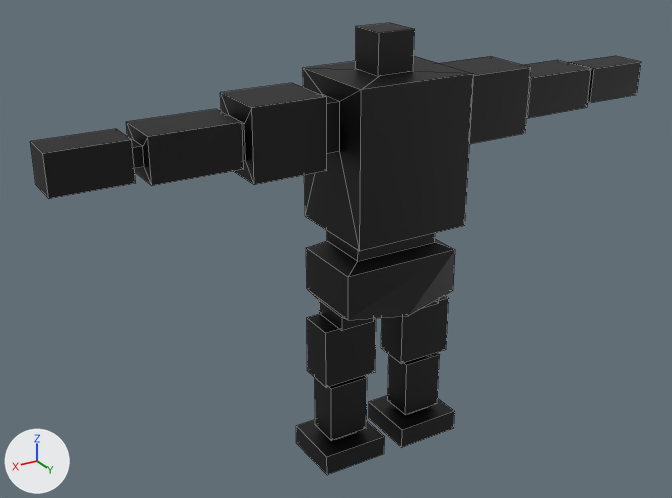
Before and after pictures for a commit that changed the Blender file DX11MyEngine/Resource/Model/Vehicle/Durga/Robot.blend.
One viewpoint serves both versions: a camera (50 mm lens) standing at (46.0, 68.3, 56.5) and looking at (5.5, 0.8, 22.7). Arrows for +X, +Y and +Z are at lower left; the lights stay in place. The picture after the commit comes second. Mesh edges are drawn as thin lines.
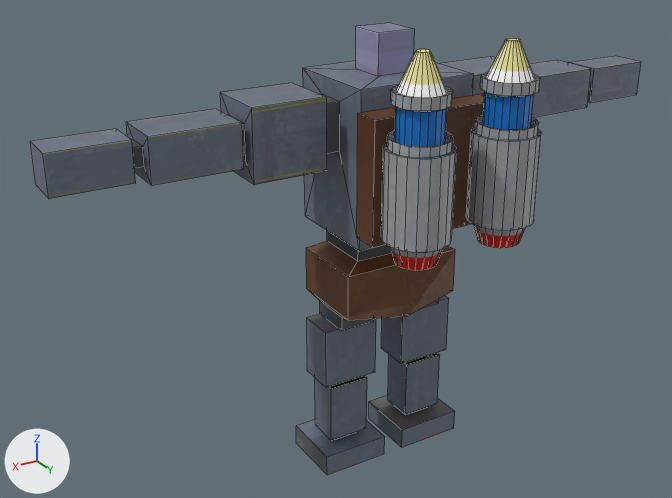
Boxes [x1, y1, x2, y2] around the edits, measured in the pictures (672 x 498 px):
'Mesh', surface changed, reshaped (lighter): [30, 23, 641, 475] in both
part 1 of me_立方体_001, added: after [466, 38, 541, 248]
part 2 of me_立方体_001, added: after [381, 49, 457, 270]
part 3 of me_立方体_001, added (brown): after [357, 93, 485, 248]
part 4 of me_立方体_001, surface changed (lighter): [30, 23, 641, 475] in both

The change, as a list of edits to the scene's bpy script:
```text
Add img_metal_plate_02_diff_2k_jpg:
    img_metal_plate_02_diff_2k_jpg = load_image('metal_plate_02_diff_2k.jpg', 'Textures/base.png', 2048, 2048, 'sRGB')
Change mat_マテリアル:
    mat_マテリアル.texture: img_無題_001 -> img_metal_plate_02_diff_2k_jpg
Change me_立方体_001:
    used by ob_mesh; location = (0.0, 0.0, 0.0); scale = (0.175, 0.175, 0.175)
    remove me_立方体_001.from_pydata(...)  # 230 vertices, 199 faces; spans x -176.0..176.0, y -28.0..31.0, z 0.0..241.0
    add me_立方体_001.from_pydata(...)  # 990 vertices, 919 faces; spans x -176.0..176.0, y -28.0..83.0, z 0.0..243.0
    me_立方体_001 part 1: a new loose piece of 372 vertices spanning x -41.0..-9.0, y 41.0..83.0, z 145.0..243.0, in mat_マテリアル (picture img_metal_plate_02_diff_2k_jpg)
    me_立方体_001 part 2: a new loose piece of 372 vertices spanning x 9.0..41.0, y 41.0..83.0, z 145.0..243.0, in mat_マテリアル (picture img_metal_plate_02_diff_2k_jpg)
    me_立方体_001 part 3: a new loose piece of 16 vertices spanning x -37.0..37.0, y 29.0..48.0, z 148.0..210.0, in mat_マテリアル (picture img_metal_plate_02_diff_2k_jpg)
    me_立方体_001 part 4: 199 kept faces spanning x -176.0..176.0, y -28.0..31.0, z 0.0..241.0 get new texture (UV) coordinates
```
